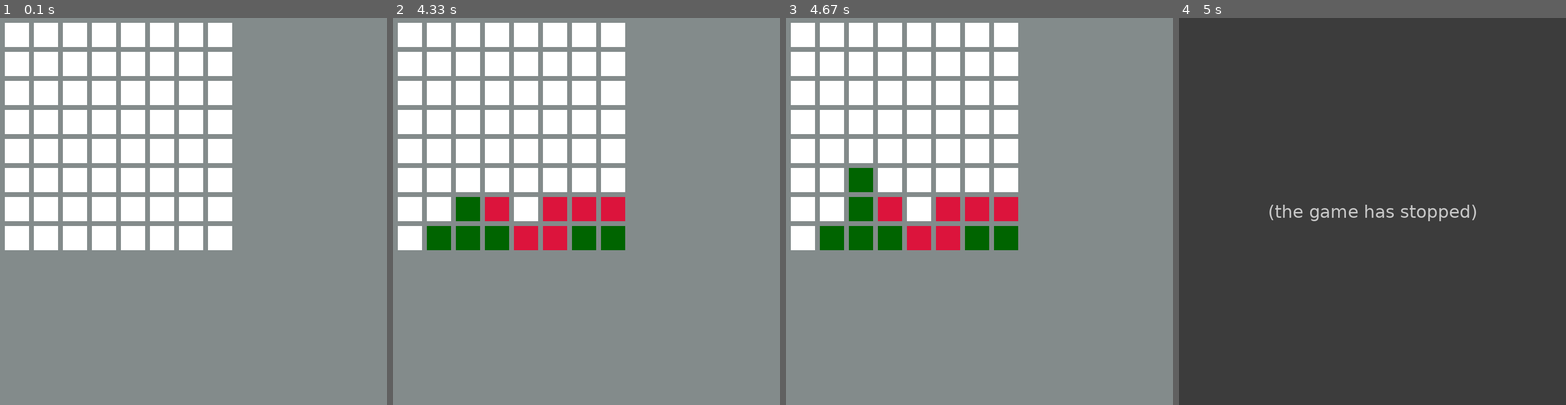
Above: before the commit, frames 1-4 (left to right).
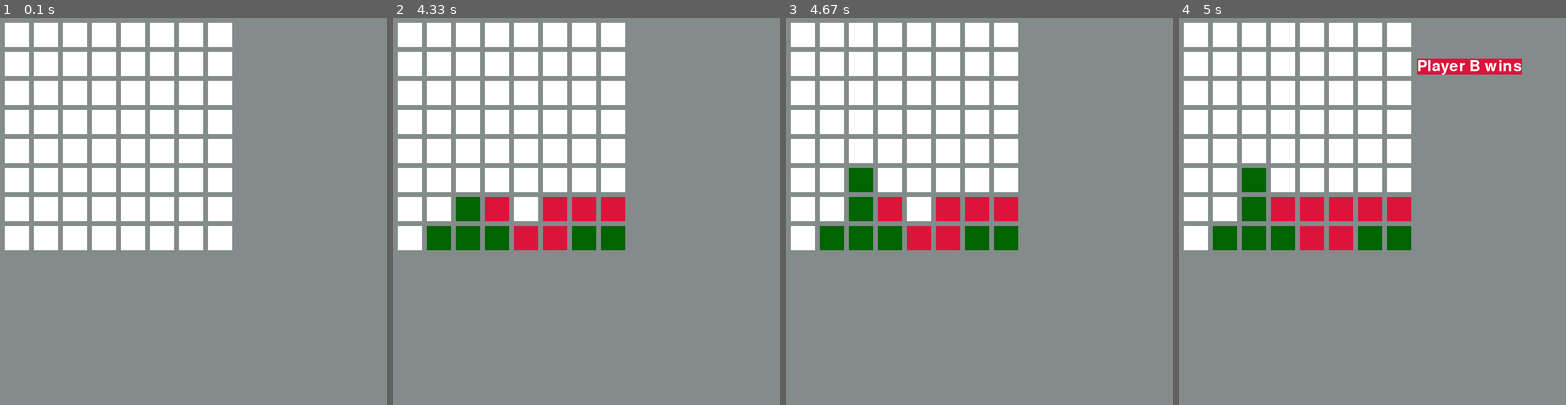
Above: after the commit, the same moments.

Repository: AugustoKark/4enLineaAK
Game: pygame game, started from gamePYGAME.py
The game is run twice, just before and just after one commit, with the same random seed, the same clock (stepped at 60 frames per second) and the same inputs.
Inputs (mouse positions are in pixels of both pictures, inside the frame that each line leads up to):
- Up to frame 1 (0.1 s): no input
- Up to frame 2 (4.33 s): click (586, 211) at 0.38 s; click (594, 126) at 0.72 s; click (443, 145) at 1.05 s; click (516, 312) at 1.38 s; click (605, 192) at 1.72 s; click (601, 285) at 2.05 s; click (497, 219) at 2.38 s; click (509, 134) at 2.72 s; click (451, 107) at 3.05 s; click (559, 319) at 3.38 s; click (478, 350) at 3.72 s; click (543, 277) at 4.05 s
- Up to frame 3 (4.67 s): click (851, 254) at 4.38 s
- Up to frame 4 (5 s): click (1302, 238) at 4.72 s

Frames 1-3 are identical in both runs. In frame 4, 100% of the frame differs, in the area x 0-100%, y 0-100%.
Before the commit the program exited at 4.72 s; later frames show no game.

Commit message:
pygamechanges

Diff:
--- a/game.py
+++ b/game.py
@@ -68,10 +68,10 @@
 
         self.board[row1-1][col] = letter
         self.verify_hor(letter)
-        #self.verify_ver(letter)
+        self.verify_ver(letter)
         self.verify_incl1()
         self.verify_incl2()
-        self.vertical(letter)
+        #self.vertical(letter)
 
 
 
@@ -82,7 +82,7 @@
     def verify_hor(self,letter):
 
         for roww in range (8):
-            for column in range (4):
+            for column in range (5):
 
 
                 if self.board[roww][column] == self.board[roww][column+1] == self.board[roww][column+2] == self.board[roww][column+3]  == 'X':
@@ -91,19 +91,19 @@
                 if self.board[roww][column] == self.board[roww][column+1] == self.board[roww][column+2] == self.board[roww][column+3]  == '0':
                     self.win ='Yes'
 
-    def vertical(self,letter):
-        for column in range (8):
-            for roww in range (5):
-                if self.board[roww][column-1] == self.board[roww+1][column-1] == self.board[roww+2][column-1] == self.board[roww+3][column-1]  == 'X':
-                    self.win ='Yes'
+    #def vertical(self,letter):
+    #    for column in range (8):
+    #        for roww in range (6):
+    #            if self.board[roww][column-1] == self.board[roww+1][column-1] == self.board[roww+2][column-1] == self.board[roww+3][column-1]  == 'X':
+    #                self.win ='Yes'
 
-                if self.board[roww][column] == self.board[roww+1][column] == self.board[roww+2][column] == self.board[roww+3][column]  == '0':
-                    self.win ='Yes'
+#                if self.board[roww][column] == self.board[roww+1][column] == self.board[roww+2][column] == self.board[roww+3][column]  == '0':
+#                    self.win ='Yes'
 
 
     def verify_ver(self,letter):
         for column in range (8):
-            for roww in range (4):
+            for roww in range (5):
 
 
 
@@ -115,7 +115,7 @@
 
     def verify_incl1(self):
         for roww in range (5):
-            for column in range (4,8):
+            for column in range (8):
 
 
 
--- a/gamePYGAME.py
+++ b/gamePYGAME.py
@@ -21,9 +21,7 @@
 display_surface = pygame.display.set_mode((X, Y))
 pygame.display.set_caption('Show Text')
 font = pygame.font.Font('freesansbold.ttf', 32)
-text = font.render('GeeksForGeeks', True, green, blue)
-textRect = text.get_rect()
-textRect.center =(600,600)
+
 ###################################################
 DIMENSION_VENTANA = [800,800]
 pantalla = pygame.display.set_mode(DIMENSION_VENTANA)
@@ -54,9 +52,11 @@
             if iter %2 ==0:
 
                 letter='X'
+                machine.player='Player B'
             else:
 
                 letter = '0'
+                machine.player='Player A'
 
 
 
@@ -80,15 +80,14 @@
                               LARGO,
                               ALTO])
     if machine.win =='Yes':
-            display_surface.blit(text, textRect)
-            hecho=False
-            print("The winner is: ", machine.player)
-            print('Ganaste')
-            pygame.quit()
-            break
-
-
+        text = font.render('{} wins'.format(machine.player), True, BLANCO, ROJO,)
+        textRect = text.get_rect()
+        textRect.center =(600,100)
+        pantalla.blit(text, textRect)
+        pygame.display.update()
+        pygame.time.wait(3000)
+        pygame.quit()
+        quit()
+    pygame.display.flip()
     reloj.tick(60)
-    pygame.display.flip()
-
 pygame.quit()
--- a/test_gameBEND.py
+++ b/test_gameBEND.py
@@ -323,6 +323,32 @@
         ['-', '-', '-', '0', '-', 'X', '0', 'X'],
         ['-', '-', '-', '0', 'X', '0', 'X', '0']])
 
+    def test_victoryincl3(self):
+        machine = Cuatroenlinea()
+
+        machine.set(0,'X')
+        machine.set(1,'0')
+        machine.set(1,'X')
+        machine.set(2,'0')
+        machine.set(3,'X')
+        machine.set(2,'0')
+        machine.set(2,'X')
+        machine.set(3,'0')
+        machine.set(3,'X')
+        machine.set(4,'0')
+        machine.set(3,'X')
+        self.assertEqual(machine.jugada,11)
+        self.assertEqual(machine.win,'Yes')
+        self.assertEqual(machine.board ,
+        [['-', '-', '-', '-', '-', '-', '-', '-'],
+        ['-', '-', '-', '-', '-', '-', '-', '-'],
+        ['-', '-', '-', '-', '-', '-', '-', '-'],
+        ['-', '-', '-', '-', '-', '-', '-', '-'],
+        ['-', '-', '-', 'X', '-', '-', '-', '-'],
+        ['-', '-', 'X', 'X', '-', '-', '-', '-'],
+        ['-', 'X', '0', '0', '-', '-', '-', '-'],
+        ['X', '0', '0', 'X', '0', '-', '-', '-']])
+
 
 
 if __name__ == '__main__':
